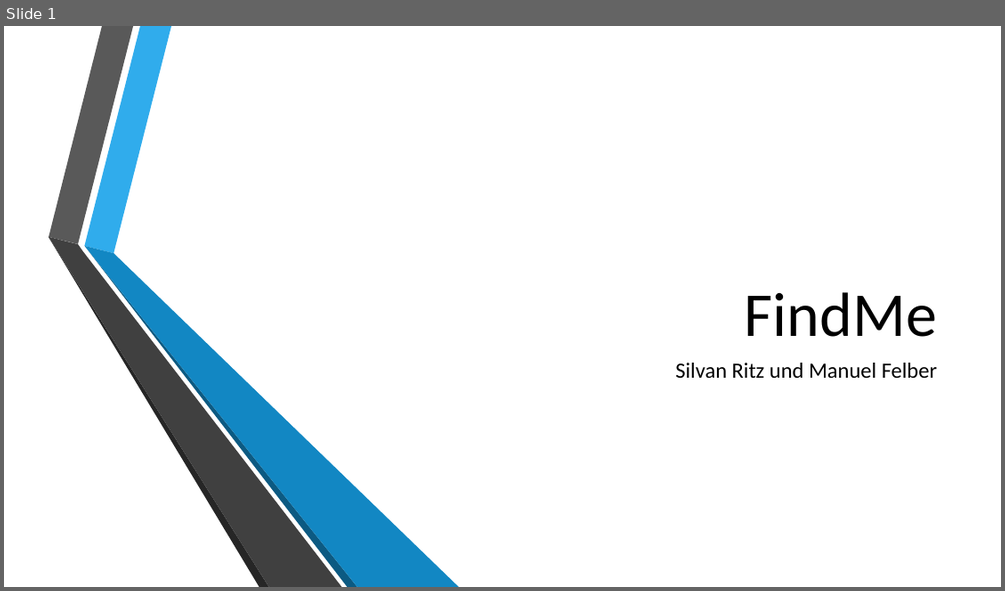
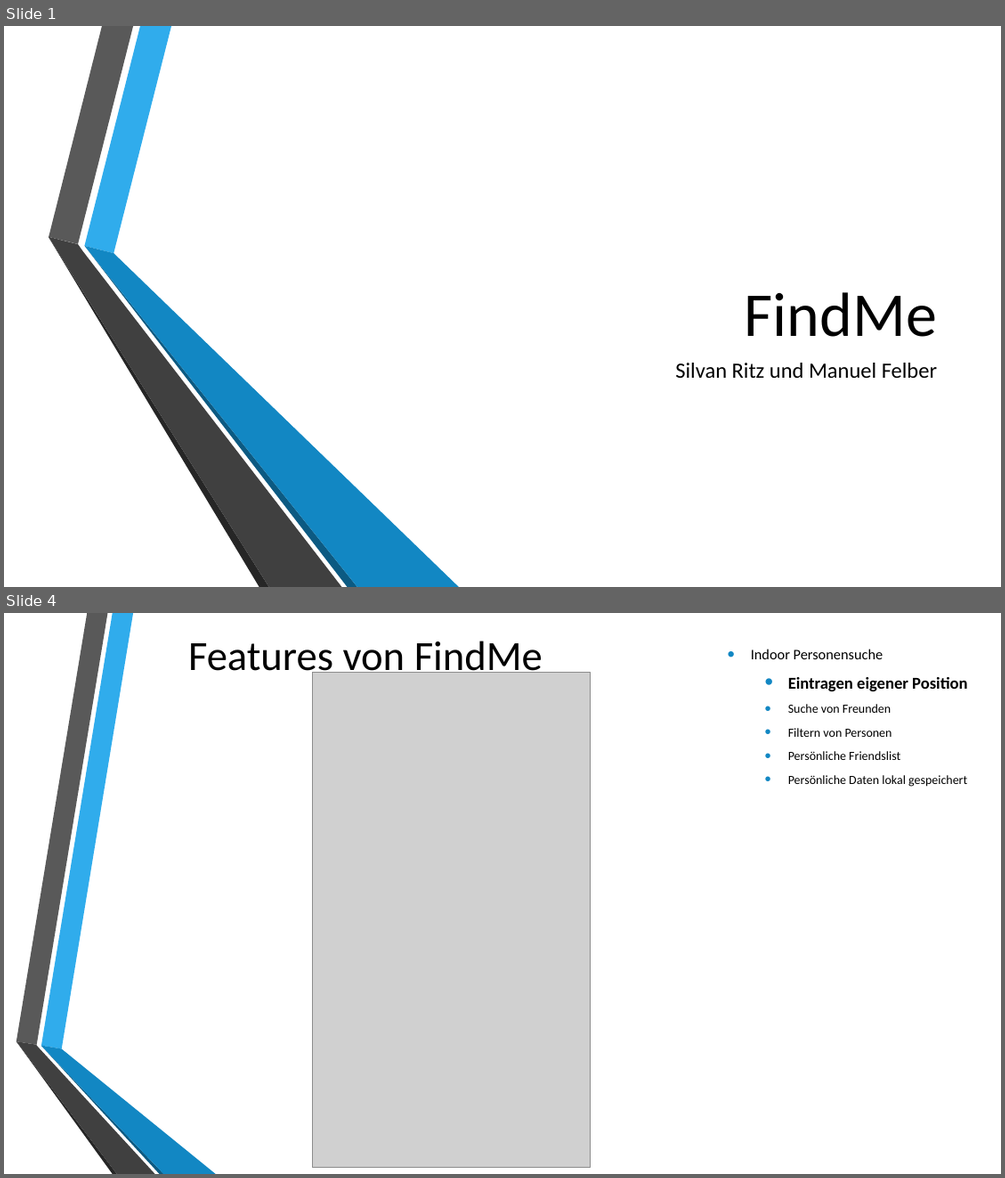
Before and after one commit to 0wncl0ud/MobProPro, a slide deck: FindMe.pptx. Shown one above the other, each under a label of ours: slide 1 before the commit, slides 1 and 4 after it; the slides between them are not shown. The pictures are 1005x591 and 1005x1178 pixels, drawn with LibreOffice and Linux fonts; fonts in the diff are those of the drawing; grey boxes stand for pictures; background and template pictures are left out. Boxes give left, top, right and bottom in pixels: in the first picture for what was removed or moved away, otherwise in the second. Text is boxed around its words. In the diff, an @@ line names an element or a change of style, - is before the commit and + after.

```diff
--- a/FindMe.pptx
+++ b/FindMe.pptx
@@ slide 4 added at (4,613,1001,1174), background picture (left out) @@
@@ title added at (188,641,542,682), 40 pt, text #000000 @@
+Features von FindMe
@@ text added at (751,649,968,787), 12 pt, text #000000 @@
+• Indoor Personensuche
+  • Eintragen eigener Position
+  • Suche von Freunden
+  • Filtern von Personen
+  • Persönliche Friendslist
+  • Persönliche Daten lokal gespeichert
@@ picture added at (312,672,591,1167) @@
@@ group added at (16,613,216,1174): 6 freeform shapes @@
```
Also in this commit, not shown: 2 slides changed, 7 other slides added, 6 other files.
